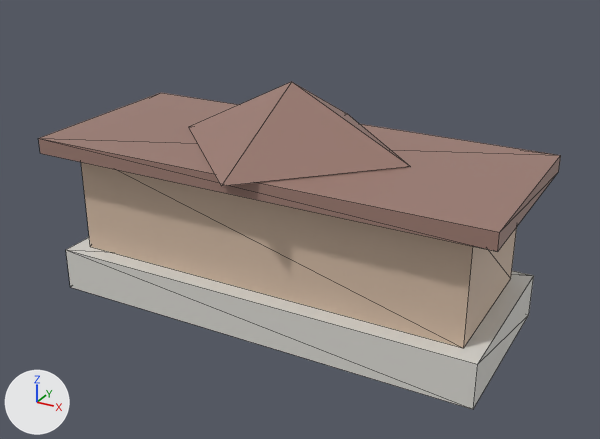
The glTF model public/studio/v2.15.0/d_jongmyo/model.glb as it was, and as the next commit left it.
Both versions are drawn from a 50 mm camera at (4.18, -7.42, 4.77) aimed at (0.13, -0.06, 1.09). Arrows for +X, +Y and +Z are at lower left; the lights stay in place. The first picture is the older version. Mesh edges are drawn as thin lines. Where no turn or scale is listed for an object, it has been applied to the vertices.

Objects in the first picture: 'part0', 'part1', 'part2', 'part3'.
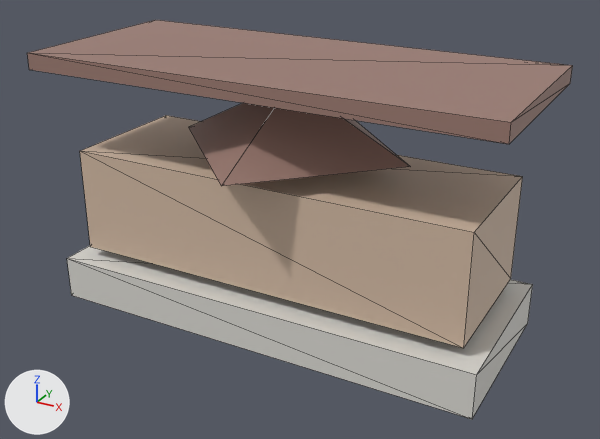
Changed parts and their boxes [x1, y1, x2, y2] in the pictures (600 x 439 px):
'part2', moved
    before: [39, 93, 561, 251]
    after: [27, 20, 573, 144]
'part0', moved
    before: [66, 237, 534, 409]
    after: [67, 246, 533, 419]

The edits, one by one:
me_geometry_0 is used by ob_part0; location (0.0, 0.0, 0.0).
me_geometry_0 had 8 vertices, 12 faces and spanned x -2.5..2.5, y -1.0..1.0, z 0.0..0.5.
me_geometry_0 now has 8 vertices, 12 faces and spans x -2.5..2.5, y -1.0..1.0, z -0.11..0.39.
me_geometry_0 part 1: the whole mesh is moved by (0.0, 0.0, -0.11).
me_geometry_2 is used by ob_part2; location (0.0, 0.0, 0.0).
me_geometry_2 had 8 vertices, 12 faces and spanned x -2.6..2.6, y -1.1..1.1, z 1.71..1.89.
me_geometry_2 now has 8 vertices, 12 faces and spans x -2.6..2.6, y -1.1..1.1, z 2.66..2.84.
me_geometry_2 part 2: the whole mesh is moved by (0.0, 0.0, 0.95).
